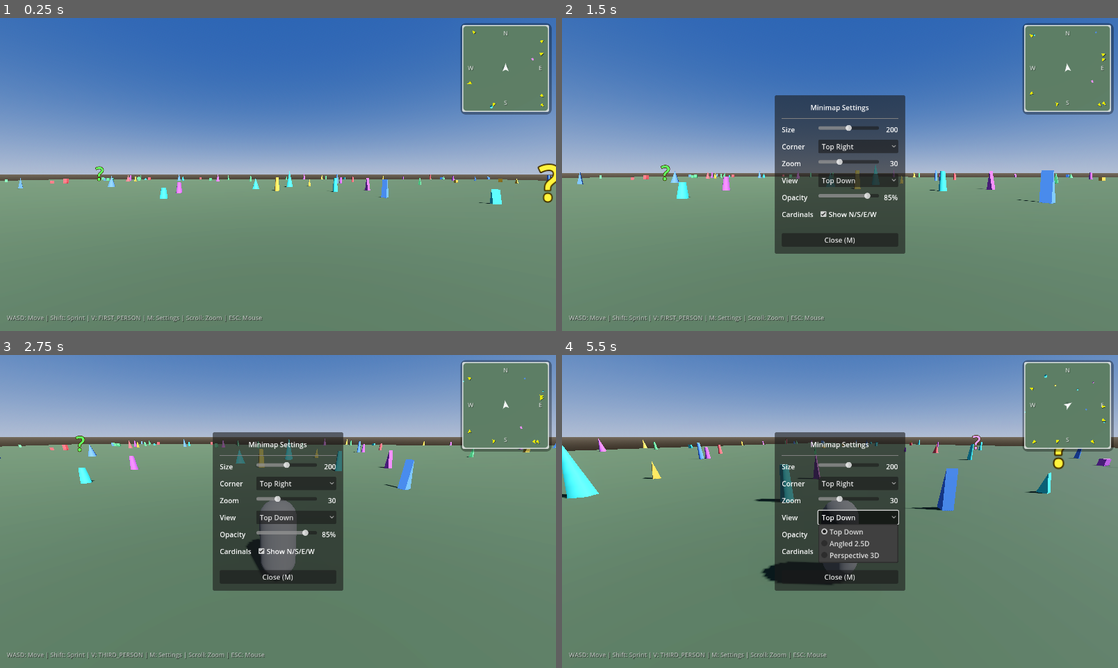
Above: before the commit, frames 1-4 (two rows, left to right).
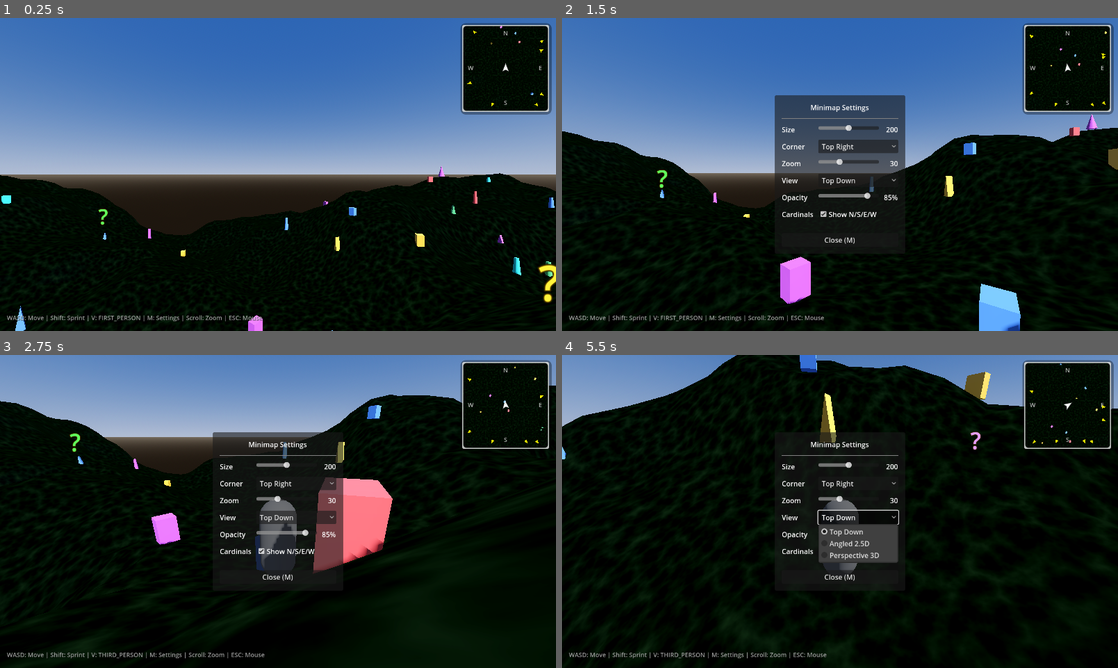
Above: after the commit, the same moments.

Repository: graydwarf/nibble-minimap-gold
Game: Godot game, scene res://scenes/main/main.tscn
Same seed, same stepped clock (60 frames per second), same inputs: the game is played once before the commit and once after it.
Inputs (mouse positions are in pixels of both pictures, inside the frame that each line leads up to):
- Up to frame 1 (0.25 s): no input
- Up to frame 2 (1.5 s): tap Enter at 0.5 s; move the mouse to (867, 174) at 0.52 s; hold Shift (sprint) 0.53-1.28 s; hold W (move_forward) from 0.53 s (still down); click (867, 174) at 0.67 s; move the mouse to (812, 174) at 1.27 s; tap M at 1.35 s; click (812, 174) at 1.42 s
- Up to frame 3 (2.75 s): move the mouse to (505, 405) at 2.02 s; release W (move_forward) at 2.03 s; hold D (move_right) from 2.03 s (still down); tap V at 2.1 s; click (505, 405) at 2.17 s
- Up to frame 4 (5.5 s): move the mouse to (812, 574) at 2.77 s; release D (move_right) at 2.78 s; hold W (move_forward) 2.78-4.28 s; tap Shift (sprint) at 2.85 s; click (812, 574) at 2.92 s; move the mouse to (878, 514) at 3.52 s; tap M at 3.6 s; click (878, 514) at 3.67 s; move the mouse to (673, 464) at 4.27 s; hold A (move_left) 4.28-5.03 s; tap V at 4.35 s; click (673, 464) at 4.42 s; move the mouse to (845, 511) at 5.02 s; hold W (move_forward) from 5.03 s (still down); hold Shift (sprint) from 5.03 s (still down); click (845, 511) at 5.17 s

The runs differ from the first frame. In frame 1, 53% of the frame differs, in the area x 0-100%, y 2-100%; in frame 2, 59%; in frame 3, 78%; in frame 4, 88%, in the area x 0-100%, y 0-100%.

Commit message:
Add elevated terrain and fix minimap zoom input

Diff:
--- a/scenes/main/main.gd
+++ b/scenes/main/main.gd
@@ -3,11 +3,12 @@
 @onready var player: CharacterBody3D = $Player
 @onready var minimap: Control = $CanvasLayer/Minimap
 @onready var hint_label: Label = $CanvasLayer/HintLabel
+@onready var terrain_manager: TerrainManager = $TerrainManager
 
 var config_dialog: Control = null
 var marker_positions: Dictionary = {}  # marker_id -> Vector3
 const PICKUP_DISTANCE := 3.0
-const SPAWN_RANGE := 80.0
+const SPAWN_RANGE := 40.0  # Stay within terrain chunk
 
 func _ready() -> void:
 	minimap.set_player(player)
@@ -54,13 +55,20 @@
 
 func _spawn_demo_markers() -> void:
 	# Spawn various marker types to demo the POI system
-	_add_tracked_marker(Vector3(20, 0, -15), "objective", "Quest")
-	_add_tracked_marker(Vector3(-25, 0, 10), "enemy", "Goblin")
-	_add_tracked_marker(Vector3(40, 0, 30), "loot", "Chest")
-	_add_tracked_marker(Vector3(-35, 0, -40), "friendly", "NPC")
-	_add_tracked_marker(Vector3(50, 0, -20), "waypoint")
-	_add_tracked_marker(Vector3(-15, 0, 45), "enemy")
-	_add_tracked_marker(Vector3(60, 0, 60), "loot", "Rare")
+	_add_tracked_marker(_get_terrain_pos(20, -15), "objective", "Quest")
+	_add_tracked_marker(_get_terrain_pos(-25, 10), "enemy", "Goblin")
+	_add_tracked_marker(_get_terrain_pos(35, 25), "loot", "Chest")
+	_add_tracked_marker(_get_terrain_pos(-30, -35), "friendly", "NPC")
+	_add_tracked_marker(_get_terrain_pos(40, -20), "waypoint")
+	_add_tracked_marker(_get_terrain_pos(-15, 40), "enemy")
+	_add_tracked_marker(_get_terrain_pos(30, 35), "loot", "Rare")
+
+# Returns position with terrain height
+func _get_terrain_pos(x: float, z: float) -> Vector3:
+	var pos := Vector3(x, 0, z)
+	if terrain_manager:
+		pos.y = terrain_manager.get_height_at(pos)
+	return pos
 
 func _add_tracked_marker(pos: Vector3, marker_type: String, label: String = "") -> int:
 	var marker_id: int = minimap.add_marker(pos, marker_type, label)
@@ -85,10 +93,9 @@
 	minimap.remove_marker(old_id)
 	marker_positions.erase(old_id)
 
-	# Spawn at new random location
-	var new_pos := Vector3(
+	# Spawn at new random location with terrain height
+	var new_pos := _get_terrain_pos(
 		randf_range(-SPAWN_RANGE, SPAWN_RANGE),
-		0,
 		randf_range(-SPAWN_RANGE, SPAWN_RANGE)
 	)
 	_add_tracked_marker(new_pos, data.type, data.label)
--- a/scenes/main/main.tscn
+++ b/scenes/main/main.tscn
@@ -1,9 +1,10 @@
-[gd_scene load_steps=13 format=3 uid="uid://cxm5k8qj2n7wa"]
+[gd_scene load_steps=10 format=3 uid="uid://cxm5k8qj2n7wa"]
 
 [ext_resource type="Script" uid="uid://rnoeducqawq8" path="res://scenes/main/main.gd" id="1_main"]
 [ext_resource type="PackedScene" uid="uid://dv8k2m3xp7qna" path="res://scenes/player/player.tscn" id="2_player"]
 [ext_resource type="Script" uid="uid://buy321gfdxi87" path="res://scripts/marker_generator.gd" id="3_markers"]
 [ext_resource type="PackedScene" uid="uid://bwm7k4qp2n8xa" path="res://scenes/minimap/minimap.tscn" id="4_minimap"]
+[ext_resource type="Script" uid="uid://x3udow02x1h4" path="res://scripts/terrain_manager.gd" id="5_terrain"]
 
 [sub_resource type="ProceduralSkyMaterial" id="ProceduralSkyMaterial_1"]
 sky_top_color = Color(0.15, 0.3, 0.55, 1)
@@ -27,20 +28,6 @@
 glow_intensity = 0.3
 glow_bloom = 0.1
 
-[sub_resource type="StandardMaterial3D" id="StandardMaterial3D_ground"]
-albedo_color = Color(0.22, 0.28, 0.18, 1)
-roughness = 0.95
-
-[sub_resource type="PlaneMesh" id="PlaneMesh_1"]
-material = SubResource("StandardMaterial3D_ground")
-size = Vector2(200, 200)
-
-[sub_resource type="BoxShape3D" id="BoxShape3D_ground"]
-size = Vector3(200, 0.1, 200)
-
-[sub_resource type="BoxShape3D" id="BoxShape3D_wall"]
-size = Vector3(200, 10, 1)
-
 [sub_resource type="LabelSettings" id="LabelSettings_hint"]
 font_size = 14
 font_color = Color(1, 1, 1, 0.6)
@@ -57,47 +44,15 @@
 light_energy = 1.2
 shadow_enabled = true
 
-[node name="Ground" type="StaticBody3D" parent="."]
-
-[node name="MeshInstance3D" type="MeshInstance3D" parent="Ground"]
-mesh = SubResource("PlaneMesh_1")
-
-[node name="CollisionShape3D" type="CollisionShape3D" parent="Ground"]
-transform = Transform3D(1, 0, 0, 0, 1, 0, 0, 0, 1, 0, -0.05, 0)
-shape = SubResource("BoxShape3D_ground")
-
-[node name="Boundaries" type="Node3D" parent="."]
-
-[node name="NorthWall" type="StaticBody3D" parent="Boundaries"]
-transform = Transform3D(1, 0, 0, 0, 1, 0, 0, 0, 1, 0, 5, -100)
-
-[node name="CollisionShape3D" type="CollisionShape3D" parent="Boundaries/NorthWall"]
-shape = SubResource("BoxShape3D_wall")
-
-[node name="SouthWall" type="StaticBody3D" parent="Boundaries"]
-transform = Transform3D(1, 0, 0, 0, 1, 0, 0, 0, 1, 0, 5, 100)
-
-[node name="CollisionShape3D" type="CollisionShape3D" parent="Boundaries/SouthWall"]
-shape = SubResource("BoxShape3D_wall")
-
-[node name="EastWall" type="StaticBody3D" parent="Boundaries"]
-transform = Transform3D(-4.37114e-08, 0, 1, 0, 1, 0, -1, 0, -4.37114e-08, 100, 5, 0)
-
-[node name="CollisionShape3D" type="CollisionShape3D" parent="Boundaries/EastWall"]
-shape = SubResource("BoxShape3D_wall")
-
-[node name="WestWall" type="StaticBody3D" parent="Boundaries"]
-transform = Transform3D(-4.37114e-08, 0, 1, 0, 1, 0, -1, 0, -4.37114e-08, -100, 5, 0)
-
-[node name="CollisionShape3D" type="CollisionShape3D" parent="Boundaries/WestWall"]
-shape = SubResource("BoxShape3D_wall")
+[node name="TerrainManager" type="Node3D" parent="."]
+script = ExtResource("5_terrain")
 
 [node name="MarkerGenerator" type="Node3D" parent="."]
 script = ExtResource("3_markers")
-marker_count = 180
+marker_count = 80
 
 [node name="Player" parent="." instance=ExtResource("2_player")]
-transform = Transform3D(1, 0, 0, 0, 1, 0, 0, 0, 1, 0, 1, 0)
+transform = Transform3D(1, 0, 0, 0, 1, 0, 0, 0, 1, 0, 5, 0)
 
 [node name="CanvasLayer" type="CanvasLayer" parent="."]
 
--- a/scenes/minimap/minimap.gd
+++ b/scenes/minimap/minimap.gd
@@ -98,18 +98,18 @@
 		_update_camera_position()
 		_update_player_marker()
 
-func _gui_input(event: InputEvent) -> void:
+func _input(event: InputEvent) -> void:
 	if not zoom_enabled:
 		return
 
-	if event is InputEventMouseButton:
-		if event.pressed:
-			if event.button_index == MOUSE_BUTTON_WHEEL_UP:
-				zoom_in()
-				accept_event()
-			elif event.button_index == MOUSE_BUTTON_WHEEL_DOWN:
-				zoom_out()
-				accept_event()
+	# Handle scroll wheel zoom - always zooms minimap
+	if event is InputEventMouseButton and event.pressed:
+		if event.button_index == MOUSE_BUTTON_WHEEL_UP:
+			zoom_in()
+			get_viewport().set_input_as_handled()
+		elif event.button_index == MOUSE_BUTTON_WHEEL_DOWN:
+			zoom_out()
+			get_viewport().set_input_as_handled()
 
 # Zooms in (decreases ortho size, shows less area)
 func zoom_in() -> void:
--- a/scripts/marker_generator.gd
+++ b/scripts/marker_generator.gd
@@ -3,8 +3,10 @@
 ## Markers help players see their movement and orient themselves.
 
 @export var marker_count: int = 30
-@export var map_bounds: Vector2 = Vector2(100, 100)  # Half-size (full map is -100 to +100)
+@export var map_bounds: Vector2 = Vector2(45, 45)  # Half-size (stay within terrain chunk)
 @export var min_distance_from_center: float = 5.0
+
+var terrain_manager: TerrainManager
 
 # Color palette for markers (low-poly stylized look)
 const COLORS := [
@@ -17,7 +19,15 @@
 ]
 
 func _ready() -> void:
-	_generate_markers()
+	# Wait for terrain to be ready before placing markers
+	terrain_manager = get_parent().get_node_or_null("TerrainManager")
+	if terrain_manager:
+		if terrain_manager.is_ready():
+			_generate_markers()
+		else:
+			terrain_manager.terrain_ready.connect(_generate_markers)
+	else:
+		_generate_markers()
 
 func _generate_markers() -> void:
 	for i in range(marker_count):
@@ -36,6 +46,10 @@
 			if pos.length() >= min_distance_from_center:
 				break
 			attempts += 1
+
+		# Place on terrain if available
+		if terrain_manager:
+			pos.y = terrain_manager.get_height_at(pos)
 
 		marker.position = pos
 		add_child(marker)
--- /dev/null
+++ b/scripts/terrain_chunk.gd
@@ -0,0 +1,164 @@
+# Copyright (c) 2025 Poplava. All rights reserved.
+# Licensed for use in your projects. Redistribution prohibited.
+# See LICENSE file for full terms.
+
+extends Node3D
+class_name TerrainChunk
+## Generates a single terrain chunk with procedural noise heightmap.
+##
+## Creates a mesh and collision shape from FastNoiseLite.
+## Designed for chunk-based terrain systems - can be tiled seamlessly.
+##
+## Usage:
+##   var chunk = TerrainChunk.new()
+##   chunk.generate(Vector2i(0, 0), noise, chunk_size, resolution, height_scale)
+##   add_child(chunk)
+
+var chunk_coord: Vector2i = Vector2i.ZERO
+var chunk_size: float = 100.0
+var _mesh_instance: MeshInstance3D
+var _static_body: StaticBody3D
+var _collision_shape: CollisionShape3D
+
+# Generates the terrain chunk at the given chunk coordinate
+# chunk_coord: Grid coordinate (0,0 is origin chunk)
+# noise: FastNoiseLite instance for height generation
+# size: World units per chunk edge
+# resolution: Vertices per chunk edge (higher = more detail)
+# height_scale: Maximum height variation
+func generate(coord: Vector2i, noise: FastNoiseLite, size: float = 100.0,
+		resolution: int = 50, height_scale: float = 15.0) -> void:
+	chunk_coord = coord
+	chunk_size = size
+
+	# Position chunk in world space
+	position = Vector3(coord.x * size, 0, coord.y * size)
+
+	# Generate mesh
+	var mesh := _create_terrain_mesh(noise, size, resolution, height_scale)
+
+	_mesh_instance = MeshInstance3D.new()
+	_mesh_instance.mesh = mesh
+	_mesh_instance.cast_shadow = GeometryInstance3D.SHADOW_CASTING_SETTING_ON
+	add_child(_mesh_instance)
+
+	# Generate collision
+	_static_body = StaticBody3D.new()
+	_collision_shape = CollisionShape3D.new()
+	_collision_shape.shape = mesh.create_trimesh_shape()
+	_static_body.add_child(_collision_shape)
+	add_child(_static_body)
+
+	# Apply grass material with procedural texture
+	_mesh_instance.material_override = _create_grass_material()
+
+# Creates terrain mesh using noise for height
+func _create_terrain_mesh(noise: FastNoiseLite, size: float,
+		resolution: int, height_scale: float) -> ArrayMesh:
+	var surface_tool := SurfaceTool.new()
+	surface_tool.begin(Mesh.PRIMITIVE_TRIANGLES)
+
+	var step := size / float(resolution - 1)
+	var half_size := size / 2.0
+
+	# Generate vertices with heights from noise
+	var heights: Array[Array] = []
+	for z in range(resolution):
+		var row: Array[float] = []
+		for x in range(resolution):
+			# World position for noise sampling (accounts for chunk offset)
+			var world_x := (chunk_coord.x * size) + (x * step) - half_size
+			var world_z := (chunk_coord.y * size) + (z * step) - half_size
+
+			var height := noise.get_noise_2d(world_x, world_z) * height_scale
+			row.append(height)
+		heights.append(row)
+
+	# Build triangles
+	for z in range(resolution - 1):
+		for x in range(resolution - 1):
+			var x0 := x * step - half_size
+			var x1 := (x + 1) * step - half_size
+			var z0 := z * step - half_size
+			var z1 := (z + 1) * step - half_size
+
+			var h00: float = heights[z][x]
+			var h10: float = heights[z][x + 1]
+			var h01: float = heights[z + 1][x]
+			var h11: float = heights[z + 1][x + 1]
+
+			# UV coordinates
+			var uv00 := Vector2(float(x) / resolution, float(z) / resolution)
+			var uv10 := Vector2(float(x + 1) / resolution, float(z) / resolution)
+			var uv01 := Vector2(float(x) / resolution, float(z + 1) / resolution)
+			var uv11 := Vector2(float(x + 1) / resolution, float(z + 1) / resolution)
+
+			# Triangle 1
+			var v0 := Vector3(x0, h00, z0)
+			var v1 := Vector3(x1, h10, z0)
+			var v2 := Vector3(x0, h01, z1)
+			var n1 := (v1 - v0).cross(v2 - v0).normalized()
+
+			surface_tool.set_normal(n1)
+			surface_tool.set_uv(uv00)
+			surface_tool.add_vertex(v0)
+			surface_tool.set_uv(uv10)
+			surface_tool.add_vertex(v1)
+			surface_tool.set_uv(uv01)
+			surface_tool.add_vertex(v2)
+
+			# Triangle 2
+			var v3 := Vector3(x1, h10, z0)
+			var v4 := Vector3(x1, h11, z1)
+			var v5 := Vector3(x0, h01, z1)
+			var n2 := (v4 - v3).cross(v5 - v3).normalized()
+
+			surface_tool.set_normal(n2)
+			surface_tool.set_uv(uv10)
+			surface_tool.add_vertex(v3)
+			surface_tool.set_uv(uv11)
+			surface_tool.add_vertex(v4)
+			surface_tool.set_uv(uv01)
+			surface_tool.add_vertex(v5)
+
+	return surface_tool.commit()
+
+# Returns height at a world position using noise
+# Useful for placing objects on terrain
+static func get_height_at(noise: FastNoiseLite, world_pos: Vector3,
+		height_scale: float = 15.0) -> float:
+	return noise.get_noise_2d(world_pos.x, world_pos.z) * height_scale
+
+# Creates a procedural grass material with noise variation
+func _create_grass_material() -> StandardMaterial3D:
+	var material := StandardMaterial3D.new()
+
+	# Base grass color
+	material.albedo_color = Color(0.28, 0.45, 0.22)  # Lush grass green
+
+	# Create noise texture for variation
+	var noise_tex := NoiseTexture2D.new()
+	var detail_noise := FastNoiseLite.new()
+	detail_noise.noise_type = FastNoiseLite.TYPE_CELLULAR
+	detail_noise.frequency = 0.05
+	detail_noise.cellular_distance_function = FastNoiseLite.DISTANCE_EUCLIDEAN
+	detail_noise.cellular_return_type = FastNoiseLite.RETURN_DISTANCE
+	noise_tex.noise = detail_noise
+	noise_tex.width = 512
+	noise_tex.height = 512
+	noise_tex.seamless = true
+
+	# Use noise as detail texture for grass-like variation
+	material.detail_enabled = true
+	material.detail_blend_mode = BaseMaterial3D.BLEND_MODE_MUL
+	material.detail_uv_layer = BaseMaterial3D.DETAIL_UV_1
+	material.detail_albedo = noise_tex
+
+	# Terrain-appropriate settings
+	material.roughness = 0.9
+	material.metallic = 0.0
+
+	# UV scaling for tiling
+	material.uv1_scale = Vector3(8, 8, 8)
+
+	return material
--- /dev/null
+++ b/scripts/terrain_manager.gd
@@ -0,0 +1,124 @@
+# Copyright (c) 2025 Poplava. All rights reserved.
+# Licensed for use in your projects. Redistribution prohibited.
+# See LICENSE file for full terms.
+
+extends Node3D
+class_name TerrainManager
+## Manages procedural terrain chunk generation around the player.
+##
+## Currently generates a single chunk for the Gold demo.
+## Designed to easily extend to infinite terrain by adding chunk loading/unloading.
+##
+## EXTENDING TO INFINITE TERRAIN:
+## 1. Set view_distance > 0 to enable multi-chunk mode
+## 2. Call update_chunks(player_position) each frame
+## 3. Chunks auto-load/unload based on player position
+##
+## Usage:
+##   # In main scene, add TerrainManager node
+##   # Set exported properties in inspector or code
+##   terrain_manager.generate_initial_terrain()
+
+signal terrain_ready
+
+@export_group("Terrain Settings")
+@export var chunk_size: float = 100.0  ## World units per chunk
+@export var resolution: int = 50  ## Vertices per chunk edge
+@export var height_scale: float = 15.0  ## Max height variation
+
+@export_group("Noise Settings")
+@export var noise_seed: int = 12345
+@export var noise_frequency: float = 0.015  ## Lower = smoother hills
+@export var noise_octaves: int = 4
+@export var noise_lacunarity: float = 2.0
+@export var noise_gain: float = 0.5
+
+@export_group("Chunk Loading (Future)")
+@export var view_distance: int = 0  ## Chunks to load around player (0 = single chunk mode)
+
+var noise: FastNoiseLite
+var _chunks: Dictionary = {}  # Vector2i -> TerrainChunk
+var _is_ready: bool = false
+
+func _ready() -> void:
+	_setup_noise()
+	generate_initial_terrain()
+
+func _setup_noise() -> void:
+	noise = FastNoiseLite.new()
+	noise.seed = noise_seed
+	noise.noise_type = FastNoiseLite.TYPE_SIMPLEX_SMOOTH
+	noise.frequency = noise_frequency
+	noise.fractal_type = FastNoiseLite.FRACTAL_FBM
+	noise.fractal_octaves = noise_octaves
+	noise.fractal_lacunarity = noise_lacunarity
+	noise.fractal_gain = noise_gain
+
+# Generates initial terrain (single chunk for Gold, expandable for infinite)
+func generate_initial_terrain() -> void:
+	if view_distance == 0:
+		# Single chunk mode - just generate center chunk
+		_load_chunk(Vector2i.ZERO)
+	else:
+		# Multi-chunk mode - generate grid around origin
+		for z in range(-view_distance, view_distance + 1):
+			for x in range(-view_distance, view_distance + 1):
+				_load_chunk(Vector2i(x, z))
+
+	_is_ready = true
+	terrain_ready.emit()
+
+# Loads a chunk at the given coordinate if not already loaded
+func _load_chunk(coord: Vector2i) -> TerrainChunk:
+	if _chunks.has(coord):
+		return _chunks[coord]
+
+	var chunk := TerrainChunk.new()
+	chunk.generate(coord, noise, chunk_size, resolution, height_scale)
+	chunk.name = "Chunk_%d_%d" % [coord.x, coord.y]
+	add_child(chunk)
+	_chunks[coord] = chunk
+	return chunk
+
+# Unloads a chunk at the given coordinate
+func _unload_chunk(coord: Vector2i) -> void:
+	if _chunks.has(coord):
+		_chunks[coord].queue_free()
+		_chunks.erase(coord)
+
+# Updates loaded chunks based on player position (for infinite terrain)
+# Call this in _process or _physics_process when using view_distance > 0
+func update_chunks(player_pos: Vector3) -> void:
+	if view_distance == 0:
+		return  # Single chunk mode, no updates needed
+
+	var player_chunk := Vector2i(
+		int(floor(player_pos.x / chunk_size)),
+		int(floor(player_pos.z / chunk_size))
+	)
+
+	# Load chunks in range
+	for z in range(player_chunk.y - view_distance, player_chunk.y + view_distance + 1):
+		for x in range(player_chunk.x - view_distance, player_chunk.x + view_distance + 1):
+			_load_chunk(Vector2i(x, z))
+
+	# Unload chunks out of range
+	var chunks_to_remove: Array[Vector2i] = []
+	for coord: Vector2i in _chunks.keys():
+		if abs(coord.x - player_chunk.x) > view_distance + 1 or \
+		   abs(coord.y - player_chunk.y) > view_distance + 1:
+			chunks_to_remove.append(coord)
+
+	for coord: Vector2i in chunks_to_remove:
+		_unload_chunk(coord)
+
+# Returns terrain height at world position
+# Use this for placing objects on terrain
+func get_height_at(world_pos: Vector3) -> float:
+	if not noise:
+		return 0.0
+	return TerrainChunk.get_height_at(noise, world_pos, height_scale)
+
+# Returns whether terrain is ready
+func is_ready() -> bool:
+	return _is_ready
Not shown, added: scripts/terrain_chunk.gd.uid
Not shown, added: scripts/terrain_manager.gd.uid
